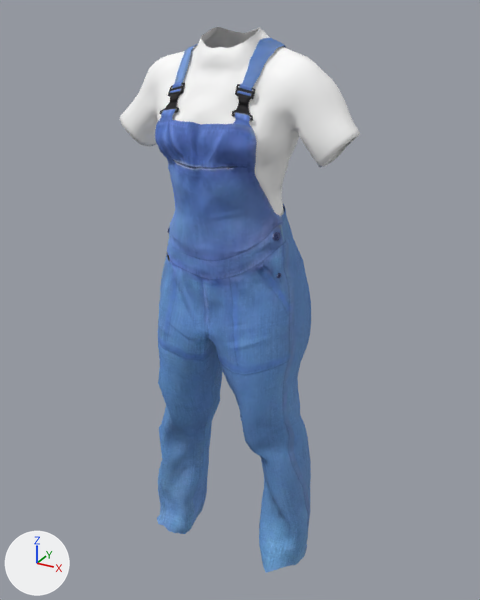
An edit to the glTF model 3d/models/av/f/outfit-male_worksuit01.glb, drawn before and after from the same camera.
The view is the same before and after, from a camera (50 mm lens) standing at (0.701, -1.262, 1.363) and looking at (0.006, 0.002, 0.731). Arrows for +X, +Y and +Z are at lower left; the lights stay in place. The first picture is the older version. Where no turn or scale is listed for an object, it has been applied to the vertices. Vertices at exactly the same position are counted once.

Names of what the first picture shows: 'outfit-male_worksuit01'.
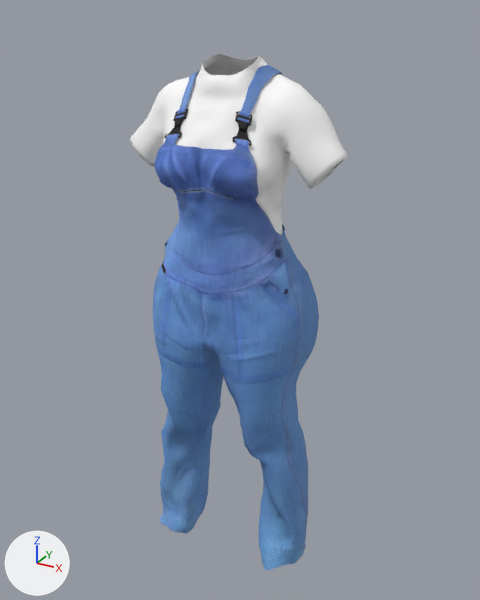
Location of each change, (x1, y1, x2, y2) in pixels of the pictures (480 x 600 px; the box of a moved part takes in the faces that stretch with it):
'outfit-male_worksuit01', reshaped (9% narrower)
    before: (120, 27, 360, 572)
    after: (130, 54, 348, 571)
part 1 of me_male_worksuit01_001, moved or reshaped
    before: (272, 232, 281, 241)
    after: (274, 249, 282, 257)
part 2 of me_male_worksuit01_001, moved or reshaped
    before: (120, 27, 360, 572)
    after: (130, 54, 348, 571)

Edits to the bpy script that builds the scene:
```text
Change me_male_worksuit01_001:
    used by ob_outfit_male_worksuit01; location = (0.0, 0.0, 0.0)
    remove me_male_worksuit01_001.from_pydata(...)  # 3763 vertices, 6986 faces; spans x -0.279..0.277, y -0.155..0.095, z 0.036..1.328
    add me_male_worksuit01_001.from_pydata(...)  # 3763 vertices, 6986 faces; spans x -0.256..0.254, y -0.157..0.103, z 0.035..1.276
    me_male_worksuit01_001 part 1: the loose piece of 49 vertices spanning x 0.124..0.137, y -0.075..-0.06, z 0.919..0.937 is multiplied about its middle by the matrix ((0.941, 0.093, -0.135), (-0.085, 0.949, 0.064), (0.141, -0.051, 0.943)), then moved by (0.003, 0.005, -0.038)
    me_male_worksuit01_001 part 2: 3616 of 3763 vertices moved; they spanned x -0.279..0.277, y -0.155..0.095, z 0.036..1.328 and now span x -0.256..0.254, y -0.157..0.103, z 0.035..1.276; mean shift (0.0, 0.003, -0.039); largest move (0.2, 0.02, 1.233) -> (0.125, 0.0, 1.066)
    other edits to the shape of me_male_worksuit01_001 do not show in these pictures
```
